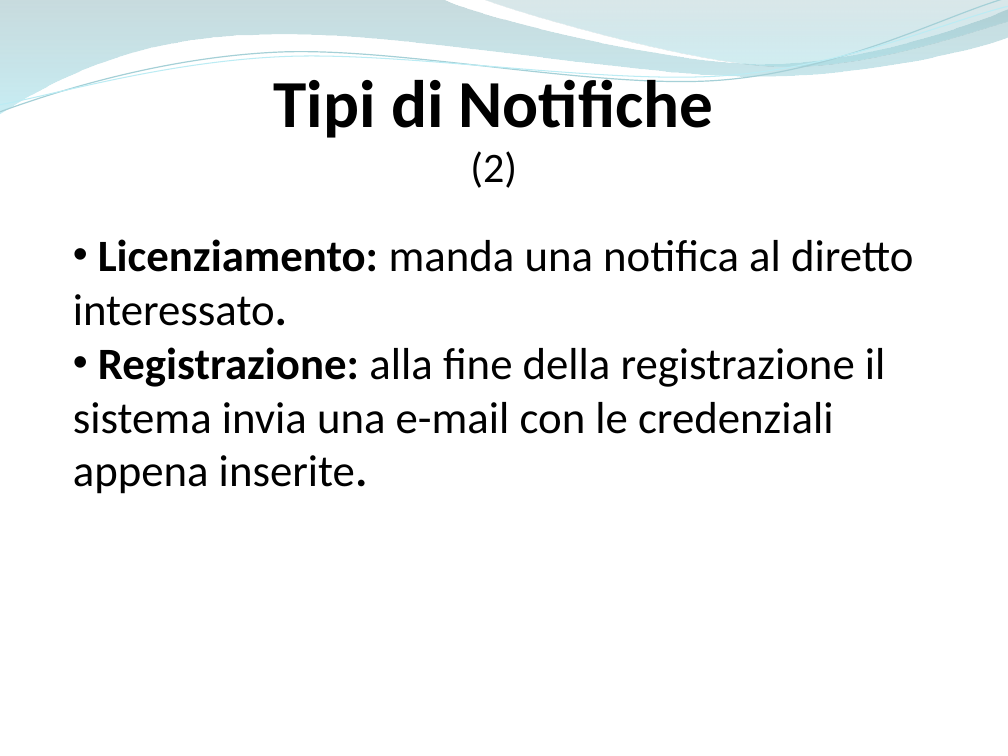
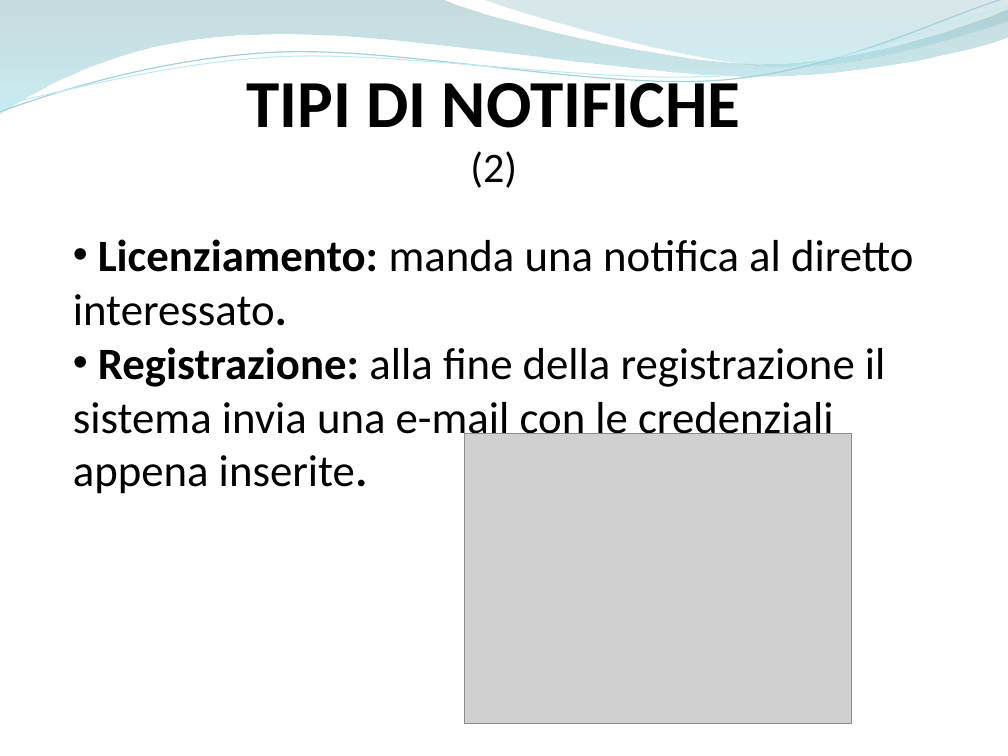
Before and after one commit to ammirate/at-silo, a slide deck: slide 86 of Presentazione/Atsilo1/[BOZZA] Atsilo_A_PresentazioneFinale copia.pptx. Drawn at 1008x756 pixels with LibreOffice and Linux fonts; fonts in the diff are those of the drawing; grey boxes stand for pictures. Boxes give left, top, right and bottom in pixels: in the first picture for what was removed or moved away, otherwise in the second. Text is boxed around its words. In the diff, an @@ line names an element or a change of style, - is before the commit and + after.

```diff
--- a/Presentazione/Atsilo1/[BOZZA] Atsilo_A_PresentazioneFinale copia.pptx
+++ b/Presentazione/Atsilo1/[BOZZA] Atsilo_A_PresentazioneFinale copia.pptx
@@ text at (247, 71, 741, 128): text changed @@
-Tipi di Notifiche
+TIPI DI NOTIFICHE
@@ picture added at (465, 433, 852, 724) @@
```
Also in this commit, not shown: 5 other slides changed, 8 slides added, 3 slides removed, 2 other files.
